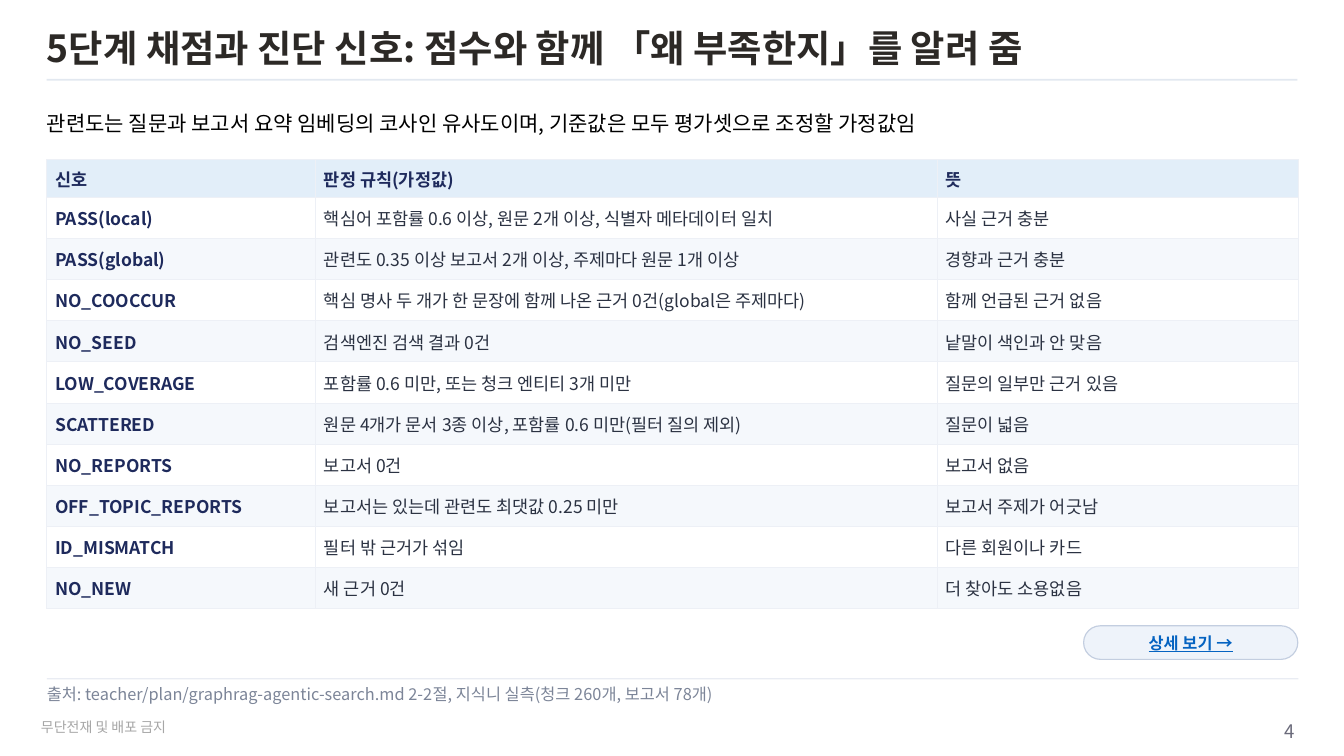
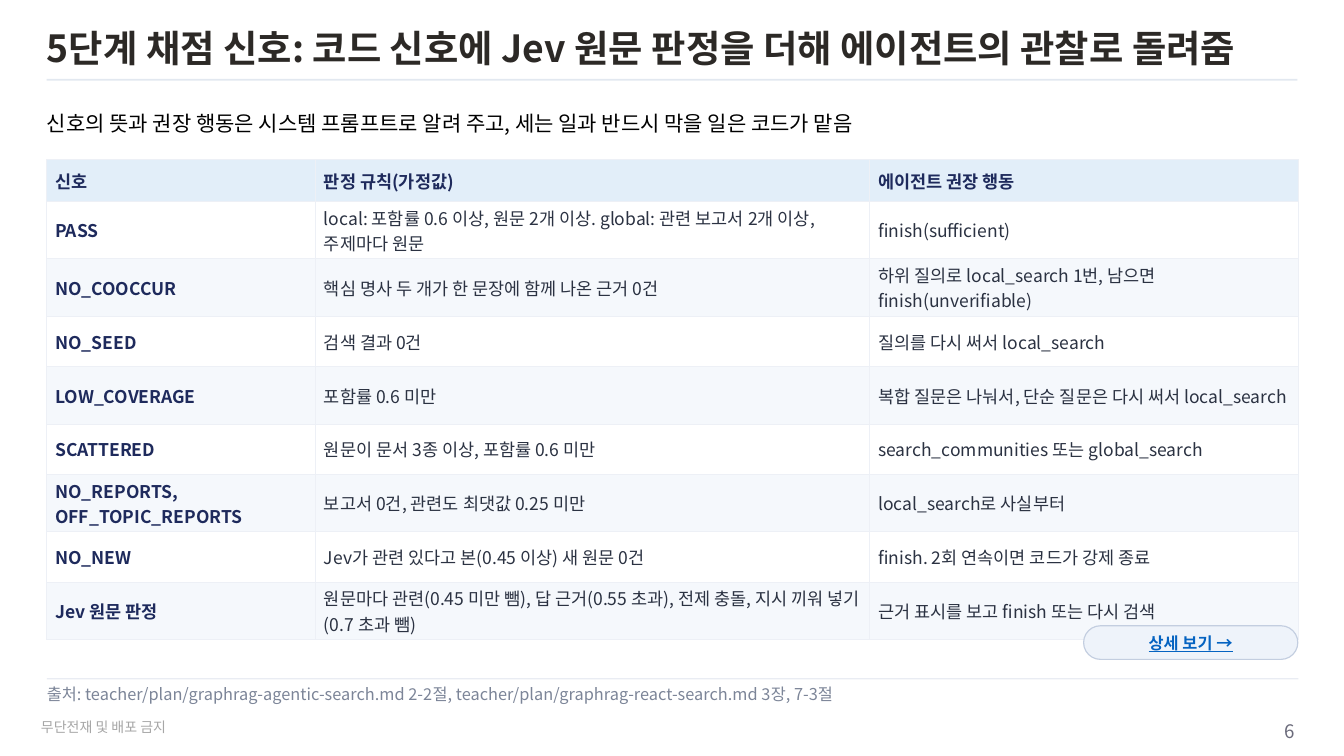
Before and after one commit to unicorn-campus/hybrid-ai, a slide deck: slide 6 of teacher/plan/graphrag-agentic-search.pptx (slide 4 before the commit). Drawn at 1344x756 pixels with LibreOffice and Linux fonts; fonts in the diff are those of the drawing. Boxes give left, top, right and bottom in pixels: in the first picture for what was removed or moved away, otherwise in the second. Text is boxed around its words. In the diff, an @@ line names an element or a change of style, - is before the commit and + after.

```diff
--- a/teacher/plan/graphrag-agentic-search.pptx
+++ b/teacher/plan/graphrag-agentic-search.pptx
@@ title at box(47, 30, 1235, 66): text changed @@
-5단계 채점과 진단 신호: 점수와 함께 「왜 부족한지」를 알려 줌
+5단계 채점 신호: 코드 신호에 Jev 원문 판정을 더해 에이전트의 관찰로 돌려줌
@@ text at box(47, 113, 853, 135): text changed @@
-관련도는 질문과 보고서 요약 임베딩의 코사인 유사도이며, 기준값은 모두 평가셋으로 조정할 가정값임
+신호의 뜻과 권장 행동은 시스템 프롬프트로 알려 주고, 세는 일과 반드시 막을 일은 코드가 맡음
@@ table at box(47, 160, 1299, 639) @@
-row 1: 신호 | 판정 규칙(가정값) | 뜻
-row 2: PASS(local) | 핵심어 포함률 0.6 이상, 원문 2개 이상, 식별자 메타데이터 일치 | 사실 근거 충분
-row 3: PASS(global) | 관련도 0.35 이상 보고서 2개 이상, 주제마다 원문 1개 이상 | 경향과 근거 충분
-row 4: NO_COOCCUR | 핵심 명사 두 개가 한 문장에 함께 나온 근거 0건(global은 주제마다) | 함께 언급된 근거 없음
-row 5: NO_SEED | 검색엔진 검색 결과 0건 | 낱말이 색인과 안 맞음
-row 6: LOW_COVERAGE | 포함률 0.6 미만, 또는 청크 엔티티 3개 미만 | 질문의 일부만 근거 있음
-row 7: SCATTERED | 원문 4개가 문서 3종 이상, 포함률 0.6 미만(필터 질의 제외) | 질문이 넓음
-row 8: NO_REPORTS | 보고서 0건 | 보고서 없음
-row 9: OFF_TOPIC_REPORTS | 보고서는 있는데 관련도 최댓값 0.25 미만 | 보고서 주제가 어긋남
-row 10: ID_MISMATCH | 필터 밖 근거가 섞임 | 다른 회원이나 카드
-row 11: NO_NEW | 새 근거 0건 | 더 찾아도 소용없음
+row 1: 신호 | 판정 규칙(가정값) | 에이전트 권장 행동
+row 2: PASS | local: 포함률 0.6 이상, 원문 2개 이상. global: 관련 보고서 2개 이상, 주제마다 원문 | finish(sufficient)
+row 3: NO_COOCCUR | 핵심 명사 두 개가 한 문장에 함께 나온 근거 0건 | 하위 질의로 local_search 1번, 남으면 finish(unverifiable)
+row 4: NO_SEED | 검색 결과 0건 | 질의를 다시 써서 local_search
+row 5: LOW_COVERAGE | 포함률 0.6 미만 | 복합 질문은 나눠서, 단순 질문은 다시 써서 local_search
+row 6: SCATTERED | 원문이 문서 3종 이상, 포함률 0.6 미만 | search_communities 또는 global_search
+row 7: NO_REPORTS, OFF_TOPIC_REPORTS | 보고서 0건, 관련도 최댓값 0.25 미만 | local_search로 사실부터
+row 8: NO_NEW | Jev가 관련 있다고 본(0.45 이상) 새 원문 0건 | finish. 2회 연속이면 코드가 강제 종료
+row 9: Jev 원문 판정 | 원문마다 관련(0.45 미만 뺌), 답 근거(0.55 초과), 전제 충돌, 지시 끼워 넣기(0.7 초과 뺌) | 근거 표시를 보고 finish 또는 다시 검색
@@ text at box(47, 686, 833, 704): text changed @@
-출처: teacher/plan/graphrag-agentic-search.md 2-2절, 지식니 실측(청크 260개, 보고서 78개)
+출처: teacher/plan/graphrag-agentic-search.md 2-2절, teacher/plan/graphrag-react-search.md 3장, 7-3절
@@ page number at box(1284, 724, 1294, 738): text changed @@
-4
+6
```
Also in this commit, not shown: 8 other slides changed, 4 slides added, 2 slides removed, 3 other files.
